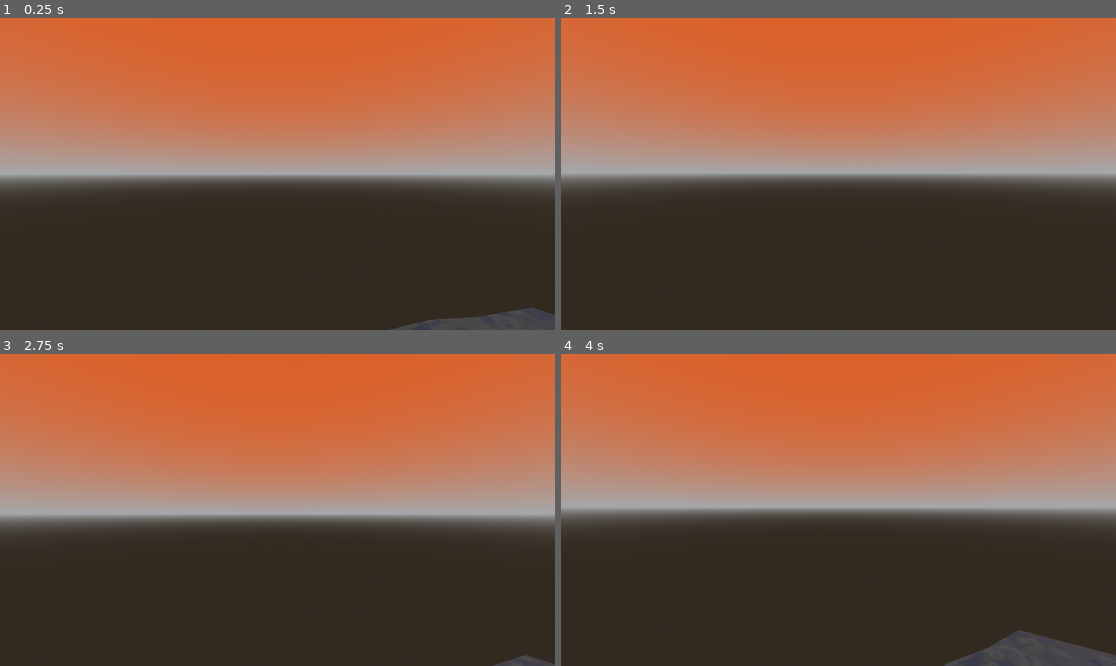
Above: before the commit, frames 1-4 (two rows, left to right).
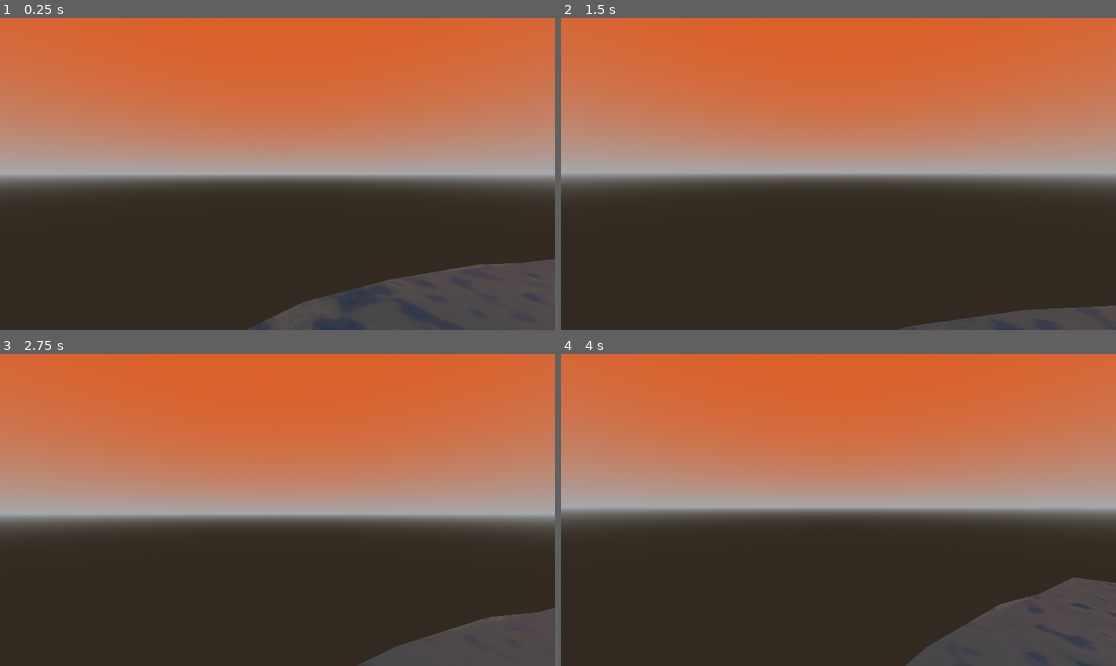
Above: after the commit, the same moments.

Repository: william-v4/silirpg
Game: Godot game, scene res://map.tscn
The game is run twice, just before and just after one commit, with the same random seed, the same clock (stepped at 60 frames per second) and the same inputs. The project has no main scene, so this scene is started directly.
Inputs (mouse positions are in pixels of both pictures, inside the frame that each line leads up to):
- Up to frame 1 (0.25 s): no input
- Up to frame 2 (1.5 s): tap Enter at 0.5 s; move the mouse to (866, 174) at 0.52 s; hold W (forward) from 0.53 s (still down); click (866, 174) at 0.67 s; tap Space (jump) at 0.77 s; move the mouse to (810, 174) at 1.27 s
- Up to frame 3 (2.75 s): keep holding W (forward); tap Space (jump) at 1.52 s; move the mouse to (288, 503) at 2.02 s
- Up to frame 4 (4 s): keep holding W (forward); move the mouse to (832, 516) at 2.77 s; click (832, 516) at 2.92 s; tap Space (jump) at 3.02, 3.77 s; move the mouse to (877, 513) at 3.52 s

The runs differ from the first frame. In frame 1, 7.1% of the frame differs, in the area x 44-100%, y 77-100%; in frame 2, 2.0%; in frame 3, 3.8%; in frame 4, 5.0%.

Commit message:
moving player for measurement

Diff:
--- a/map.tscn
+++ b/map.tscn
@@ -63,4 +63,4 @@
 light_energy = 2.063
 
 [node name="player" parent="." instance=ExtResource("2_paixg")]
-transform = Transform3D(1, 0, 0, 0, 1, 0, 0, 0, 1, 0, 46, 0)
+transform = Transform3D(1, 0, 0, 0, 1, 0, 0, 0, 1, -2, 23, -13)
